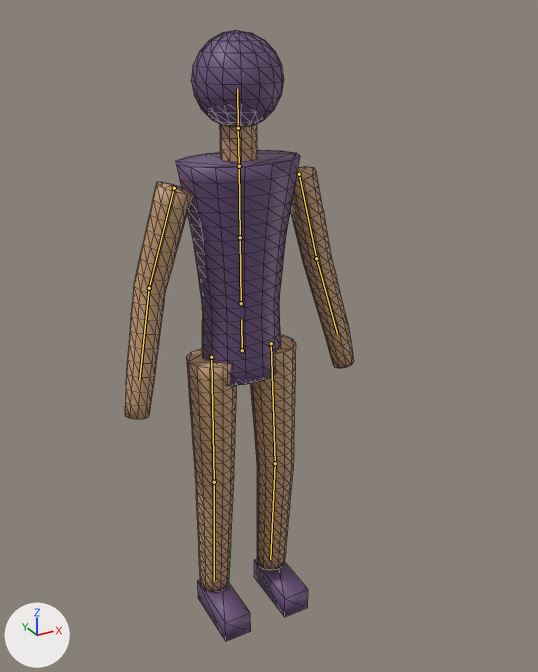
The glTF model engine/Tests/Statventure.Tests/Data/Models/figure.glb, before and after one commit.
Before and after are seen from a 50 mm camera at (-0.91, -1.823, 1.89) aimed at (0.097, 0.008, 0.974). Arrows for +X, +Y and +Z are at lower left; the lights stay in place. The older version comes first. The bones that change, and the others that lie on the model, are drawn over the model as lines. Mesh edges are drawn as thin lines.

In view in the first picture: 'Body'.
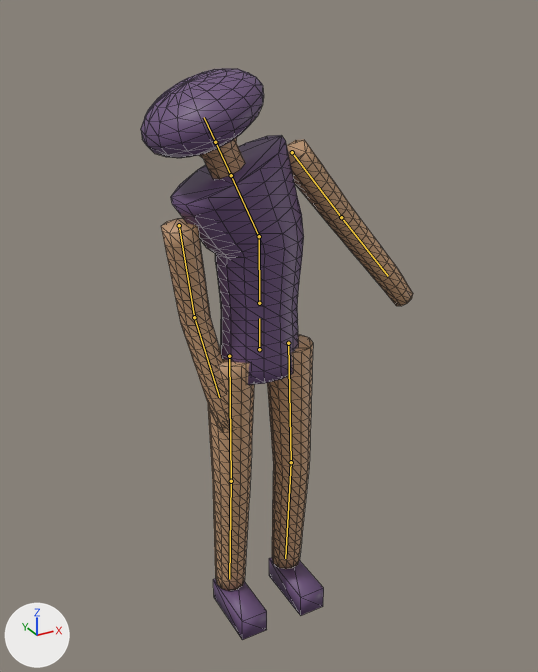
The newer file adds an action. The first version stands in its rest pose; the second is drawn at frame 8 of the action 'pulse'.

The change in detail:
Bone 'hips' (bone_hips) moves from (0.0, 0.0, 0.0) to (0.05, 0.0, 0.02).
Bone 'chest' (bone_chest) turns from (0, 0, 0) to (0, 0, 25) degrees about its own x, y and z.
Bone 'head' (bone_head) is rescaled from (1.0, 1.0, 1.0) to (1.4, 0.7, 1.4).

Where the change shows, as pixel boxes [x1, y1, x2, y2] in the pictures (538 x 672 px):
'Body', posed (19% wider, 7% shorter)
    before: [125, 30, 354, 641]
    after: [141, 69, 413, 640]
bone 'hips', root to tip
    before: (242, 350) to (241, 319)
    after: (259, 349) to (259, 318)
bone 'chest', root to tip
    before: (240, 237) to (239, 166)
    after: (259, 236) to (231, 175)
bone 'head', root to tip
    before: (238, 128) to (237, 88)
    after: (215, 142) to (204, 117)
